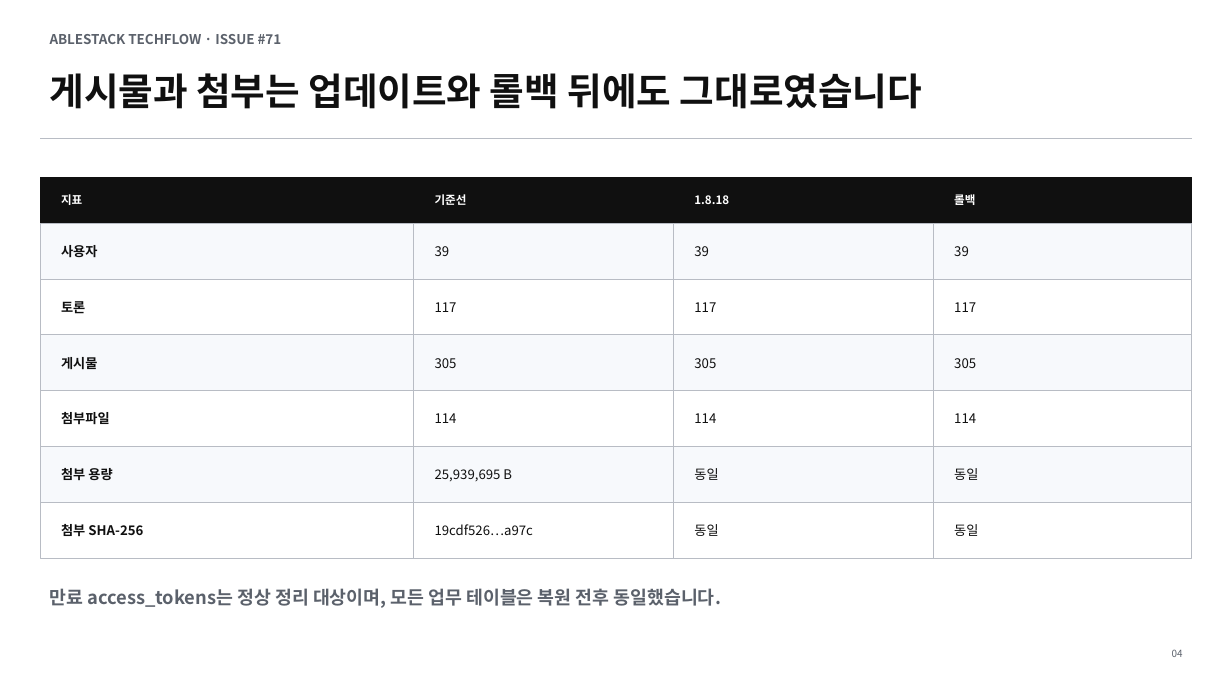
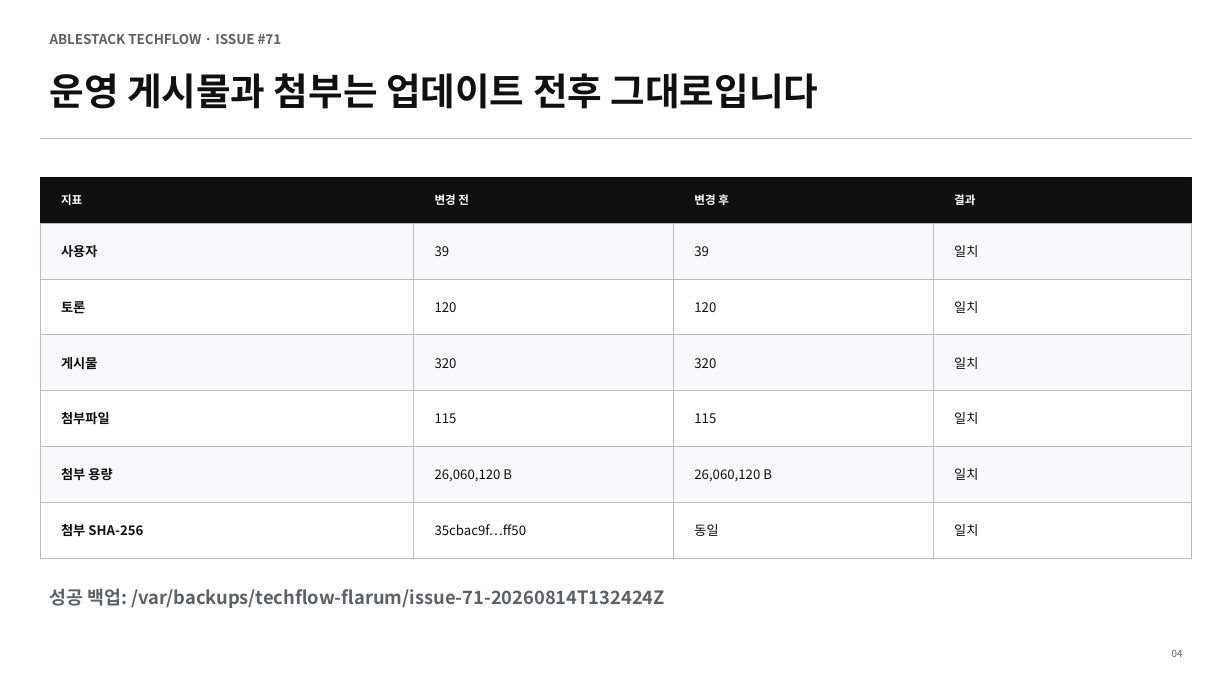
Before and after one commit to ablecloud-team/ablestack-techflow, a slide deck: slide 4 of output/presentation/techflow-flarum-1.8.18-upgrade.pptx. Drawn at 1232x693 pixels with LibreOffice and Linux fonts; fonts in the diff are those of the drawing. Boxes give left, top, right and bottom in pixels: in the first picture for what was removed or moved away, otherwise in the second. Text is boxed around its words. In the diff, an @@ line names an element or a change of style, - is before the commit and + after.

Commit message:
docs: Flarum 1.8.18 운영 배포 결과 반영

```diff
--- a/output/presentation/techflow-flarum-1.8.18-upgrade.pptx
+++ b/output/presentation/techflow-flarum-1.8.18-upgrade.pptx
@@ text at [49,73,819,109]: text changed @@
-게시물과 첨부는 업데이트와 롤백 뒤에도 그대로였습니다
+운영 게시물과 첨부는 업데이트 전후 그대로입니다
@@ text at [435,194,469,205]: text changed @@
-기준선
+변경 전
@@ text at [694,194,729,205]: text changed @@
-1.8.18
+변경 후
@@ text at [954,194,975,205]: text changed @@
-롤백
+결과
@@ text at [954,245,978,257]: text changed @@
-39
+일치
@@ text at [435,302,457,312]: text changed @@
-117
+120
@@ text at [694,302,716,312]: text changed @@
-117
+120
@@ text at [954,301,978,313]: text changed @@
-117
+일치
@@ text at [435,358,457,368]: text changed @@
-305
+320
@@ text at [694,358,716,368]: text changed @@
-305
+320
@@ text at [954,357,978,369]: text changed @@
-305
+일치
@@ text at [435,413,457,423]: text changed @@
-114
+115
@@ text at [694,413,716,423]: text changed @@
-114
+115
@@ text at [954,412,978,424]: text changed @@
-114
+일치
@@ text at [435,469,512,481]: text changed @@
-25,939,695 B
+26,060,120 B
@@ text at [694,469,772,482]: text changed @@
-동일
+26,060,120 B
@@ text at [954,468,978,480]: text changed @@
-동일
+일치
@@ text at [435,524,527,535]: text changed @@
-19cdf526…a97c
+35cbac9f…ff50
@@ text at [954,524,978,536]: text changed @@
-동일
+일치
@@ text at [50,588,665,608]: text changed @@
-만료 access_tokens는 정상 정리 대상이며, 모든 업무 테이블은 복원 전후 동일했습니다.
+성공 백업: /var/backups/techflow-flarum/issue-71-20260814T132424Z
```
Also in this commit, not shown: 6 other slides changed, 12 other files.
